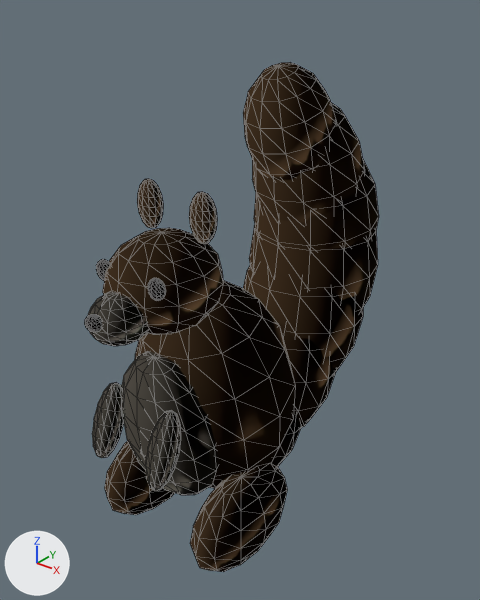
What one commit did to the OBJ model unity/Assets/App/Squirrel/Squirrel.obj.
Before and after are seen from a 50 mm camera at (0.321, -0.358, 0.455) aimed at (-0.008, 0.054, 0.2). Arrows for +X, +Y and +Z are at lower left; the lights stay in place. The picture after the commit comes second. Mesh edges are drawn as thin lines. Where no turn or scale is listed for an object, it has been applied to the vertices. Vertices at exactly the same position are counted once.

The first picture shows 'Body', 'Tail'.
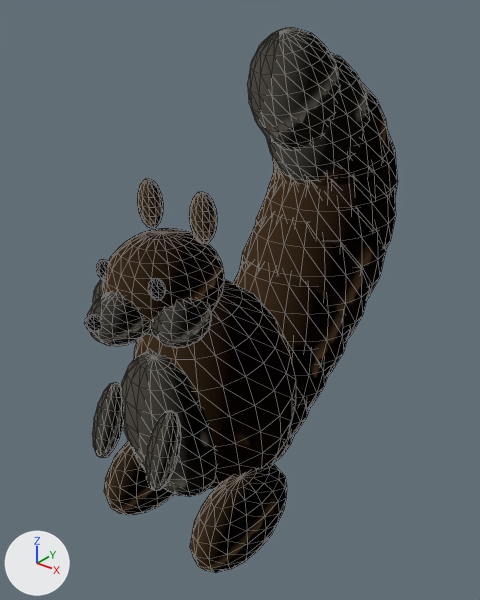
The edits, one by one:
me_body is used by ob_body; location (0.0, 0.0, 0.0).
me_body had 1118 vertices, 2184 faces and spanned x -0.078..0.078, y -0.118..0.083, z 0.0..0.324.
me_body now has 1652 vertices, 3244 faces and spans x -0.078..0.078, y -0.118..0.084, z 0.0..0.324.
me_body part 1: a new loose piece, a UV sphere (12 segments, 8 rings, poles along z) spanning x -0.05..-0.01, y -0.084..-0.036, z 0.22..0.26, in mat_squirrelbelly (pale yellow #f1e5d1).
me_body part 2: a new loose piece, a UV sphere (12 segments, 8 rings, poles along z) spanning x 0.01..0.05, y -0.084..-0.036, z 0.22..0.26, in mat_squirrelbelly (pale yellow #f1e5d1).
me_body part 3: 12 vertices moved from x -0.027..0.029, y -0.08..-0.076, z 0.261..0.275 to x -0.03..0.03, y -0.08..-0.075, z 0.261..0.275; 688 vertices removed from x -0.076..0.076, y -0.118..0.083, z 0.003..0.29; 1050 vertices added at x -0.077..0.077, y -0.117..0.084, z 0.002..0.292.
me_tail is used by ob_tail; location (0.0, 0.0, 0.0).
me_tail had 602 vertices, 1176 faces and spanned x -0.062..0.062, y 0.022..0.223, z 0.009..0.394.
me_tail now has 1804 vertices, 3564 faces and spans x -0.064..0.064, y 0.027..0.25, z 0.017..0.42.
me_tail part 4: a new loose piece, a UV sphere (18 segments, 10 rings, poles along z) spanning x -0.064..0.064, y 0.101..0.233, z 0.134..0.306, in mat_squirrelfur (brown #c4976c).
me_tail part 5: the loose piece of 86 vertices spanning x -0.043..0.043, y 0.022..0.118, z 0.009..0.131 is rebuilt with 164 vertices and now spans x -0.04..0.04, y 0.027..0.113, z 0.017..0.123.
me_tail part 6: the loose piece of 86 vertices spanning x -0.062..0.062, y 0.093..0.223, z 0.115..0.295 is rebuilt with 164 vertices and now spans x -0.063..0.063, y 0.078..0.208, z 0.105..0.275.
me_tail part 7: the loose piece of 86 vertices spanning x -0.039..0.039, y 0.068..0.153, z 0.286..0.394 is rebuilt with 164 vertices and now spans x -0.038..0.038, y 0.075..0.156, z 0.32..0.42, in mat_squirrelbelly (pale yellow #f1e5d1).
me_tail part 8: the loose piece of 86 vertices spanning x -0.06..0.06, y 0.077..0.203, z 0.073..0.247 is rebuilt with 164 vertices and now spans x -0.06..0.06, y 0.056..0.18, z 0.08..0.24.
me_tail part 9: the loose piece of 86 vertices spanning x -0.05..0.05, y 0.088..0.195, z 0.224..0.366 is rebuilt with 164 vertices and now spans x -0.053..0.053, y 0.122..0.234, z 0.239..0.381.
me_tail part 10: the loose piece of 86 vertices spanning x -0.054..0.054, y 0.051..0.166, z 0.039..0.191 is rebuilt with 164 vertices and now spans x -0.055..0.055, y 0.039..0.155, z 0.057..0.203.
me_tail part 11: the loose piece of 86 vertices spanning x -0.058..0.058, y 0.097..0.219, z 0.166..0.334 is rebuilt with 164 vertices and now spans x -0.063..0.063, y 0.12..0.249, z 0.166..0.334.
me_tail part 12: a new loose piece of 164 vertices spanning x -0.048..0.048, y 0.031..0.133, z 0.036..0.164, in mat_squirrelfur (brown #c4976c).
me_tail part 13: a new loose piece of 164 vertices spanning x -0.059..0.059, y 0.129..0.25, z 0.201..0.359, in mat_squirrelfur (brown #c4976c).
me_tail part 14: a new loose piece of 164 vertices spanning x -0.046..0.046, y 0.103..0.201, z 0.279..0.401, in mat_squirrelbelly (pale yellow #f1e5d1).
me_tail gains material mat_squirrelbelly (pale yellow #f1e5d1).

What differs and where, as boxes [x1, y1, x2, y2] in the pictures (480 x 600 px; the box of a moved part takes in the faces that stretch with it):
'Body', reshaped: before [85, 179, 295, 572]; after [84, 179, 296, 573]
'Tail', reshaped: before [243, 62, 379, 467]; after [233, 27, 398, 464]
part 1 of me_body, added (mostly hidden): after [92, 279, 103, 304]
part 2 of me_body, added (pale yellow): after [150, 300, 211, 348]
part 3 of me_body, moved or reshaped: before [85, 228, 295, 572]; after [84, 228, 296, 573]
part 4 of me_tail, added: after [255, 184, 386, 299]
part 5 of me_tail, rebuilt (mostly hidden afterwards): before [271, 413, 301, 467]; after [272, 434, 295, 464]
part 6 of me_tail, rebuilt: before [249, 225, 378, 313]; after [239, 216, 369, 338]
part 7 of me_tail, rebuilt: before [243, 62, 337, 180]; after [247, 27, 340, 150]
part 8 of me_tail, rebuilt: before [243, 265, 363, 371]; after [233, 264, 350, 375]
part 9 of me_tail, rebuilt: before [252, 103, 365, 222]; after [272, 82, 389, 186]
part 10 of me_tail, rebuilt: before [279, 324, 336, 428]; after [287, 341, 329, 407]
part 11 of me_tail, rebuilt: before [254, 160, 379, 250]; after [267, 170, 396, 249]
part 12 of me_tail, added: after [288, 401, 311, 437]
part 13 of me_tail, added: after [273, 129, 398, 195]
part 14 of me_tail, added: after [265, 52, 368, 181]
